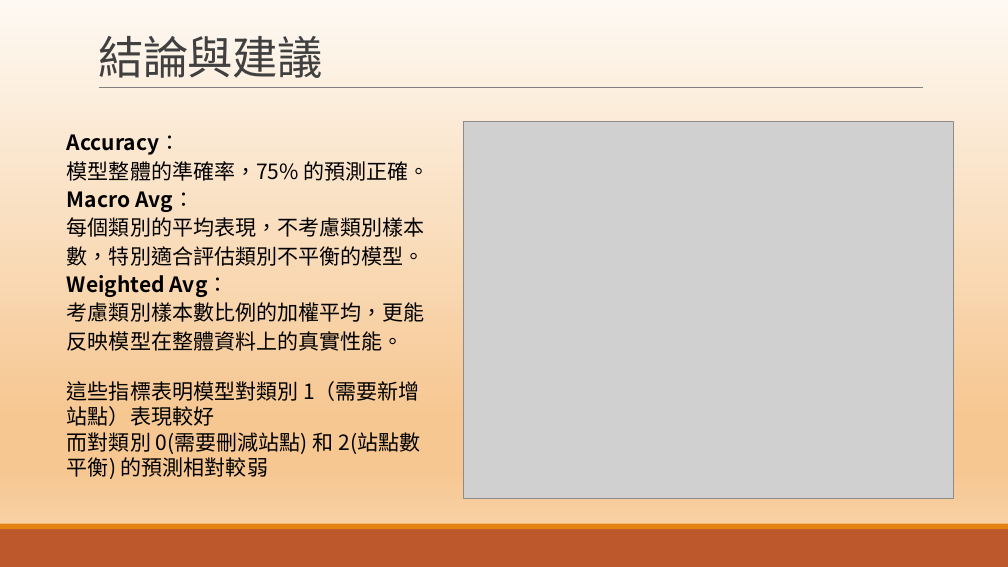
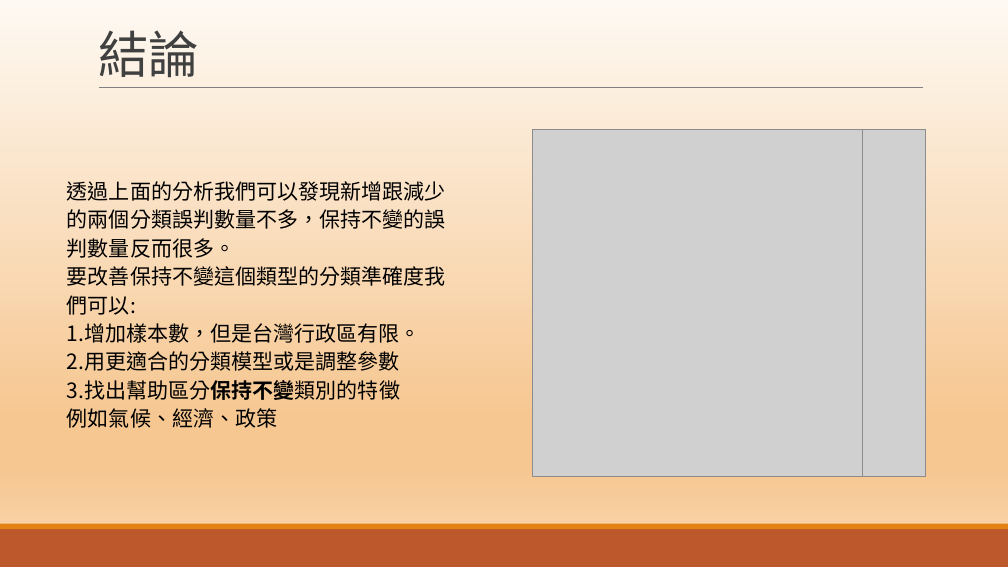
Before and after one commit to 8jp6/TVDI_python, a slide deck: slide 13 of testing/AI/AI專案簡報.pptx. Drawn at 1008x567 pixels with LibreOffice and Linux fonts; fonts in the diff are those of the drawing; grey boxes stand for pictures. Boxes give left, top, right and bottom in pixels: in the first picture for what was removed or moved away, otherwise in the second. Text is boxed around its words. In the diff, an @@ line names an element or a change of style, - is before the commit and + after.

```diff
--- a/testing/AI/AI專案簡報.pptx
+++ b/testing/AI/AI專案簡報.pptx
@@ title at <box>98,30,198,78</box>: text changed; size 43.2 to 48 pt @@
-結論與建議
+結論
@@ picture: place and size @@
-picture at <box>464,121,954,498</box>
+picture at <box>533,129,867,476</box>
@@ picture added at <box>863,129,926,476</box> @@
@@ text at <box>67,181,446,428</box>: text changed @@
-Accuracy：
-模型整體的準確率，75% 的預測正確。
-Macro Avg：
-每個類別的平均表現，不考慮類別樣本數，特別適合評估類別不平衡的模型。
-Weighted Avg：
-考慮類別樣本數比例的加權平均，更能反映模型在整體資料上的真實性能。
-這些指標表明模型對類別 1（需要新增站點）表現較好
-而對類別 0(需要刪減站點) 和 2(站點數平衡) 的預測相對較弱
+透過上面的分析我們可以發現新增跟減少的兩個分類誤判數量不多，保持不變的誤判數量反而很多。
+要改善保持不變這個類型的分類準確度我們可以:
+1.增加樣本數，但是台灣行政區有限。
+2.用更適合的分類模型或是調整參數
+3.找出幫助區分保持不變類別的特徵
+例如氣候、經濟、政策
```
Also in this commit, not shown: 3 other slides changed, 1 other file.
